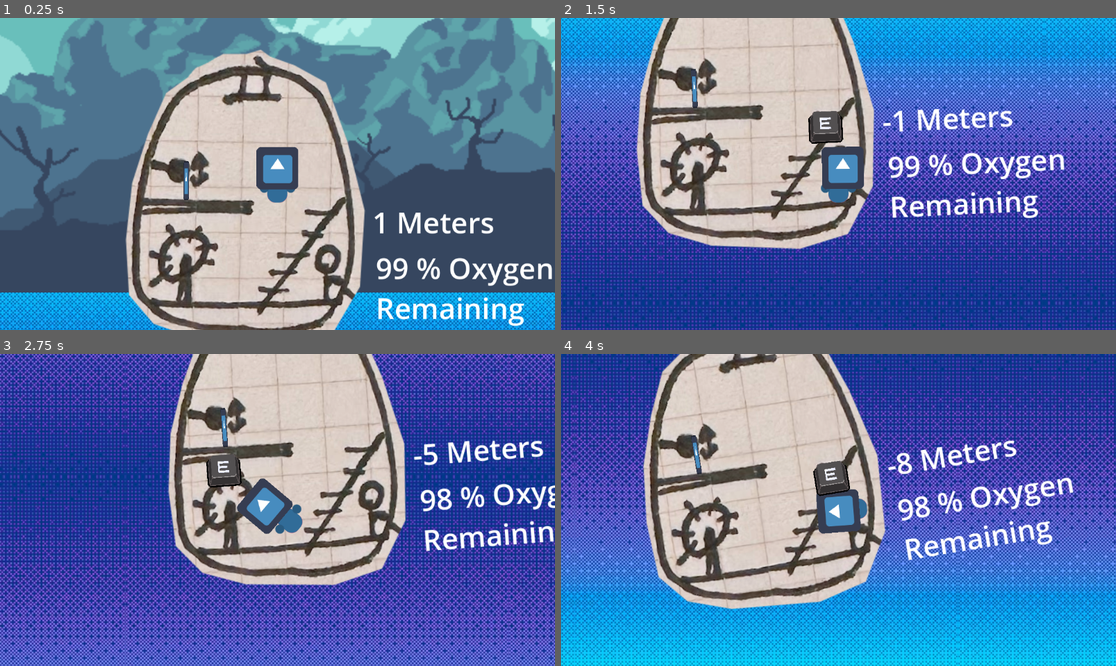
Above: before the commit, frames 1-4 (two rows, left to right).
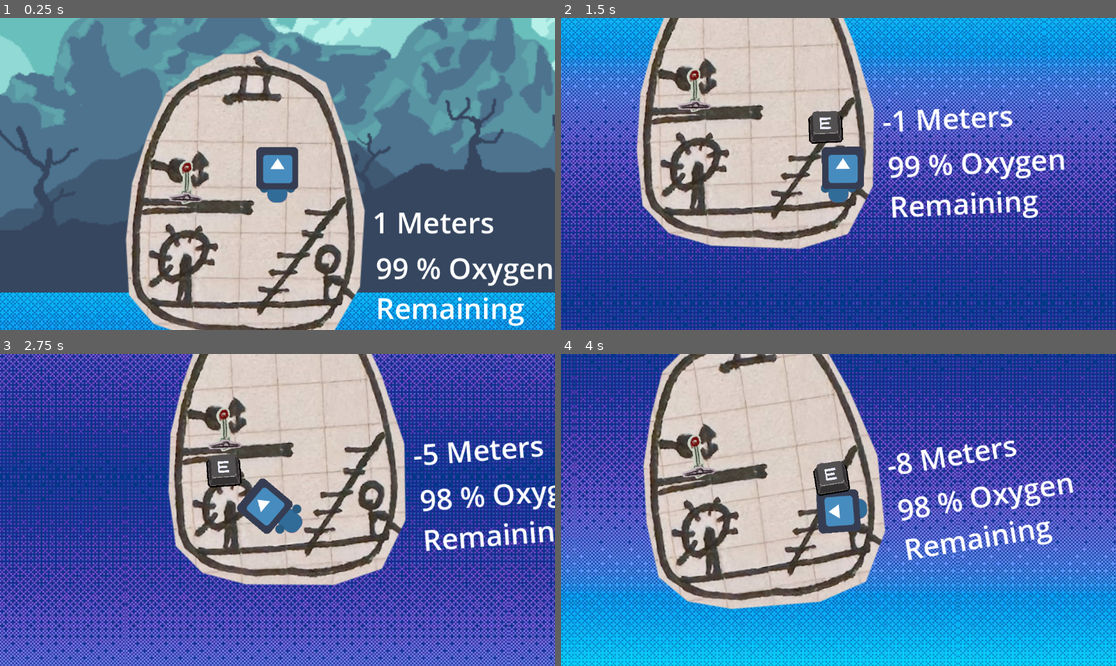
Above: after the commit, the same moments.

Repository: calzila/GGJ_2025
Game: Godot game, scene res://Overworld.tscn
Same seed, same stepped clock (60 frames per second), same inputs: the game is played once before the commit and once after it. The engine's default icon, where the game draws it, is replaced by a stand-in: a white triangle on a blue panel in a dark square.
Inputs:
- Up to frame 1 (0.25 s): no input
- Up to frame 2 (1.5 s): tap Enter (ui_accept) at 0.5, 0.77 s; hold D (move_right) from 0.53 s (still down); tap E (Grab) at 0.6, 1.35 s
- Up to frame 3 (2.75 s): tap Enter (ui_accept) at 1.52 s; release D (move_right) at 2.03 s; hold A (move_left) from 2.03 s (still down); tap E (Grab) at 2.1 s
- Up to frame 4 (4 s): release A (move_left) at 2.78 s; hold D (move_right) from 2.78 s (still down); tap E (Grab) at 2.85, 3.6 s; tap Enter (ui_accept) at 3.02, 3.77 s

The runs differ from the first frame. In frame 1, 0.3% of the frame differs, in the area x 30-37%, y 45-60%; in frame 2, 0.3%; in frame 3, 0.3%, in the area x 37-44%, y 17-32%; in frame 4, 0.3%.
Error in both runs: Invalid assignment of property or key 'playerIsHolding' with value of type 'bool' on a base object of type 'Nil'. (res://grabber.gd:35)

Commit message:
Improving visual style of the lever

Diff:
--- a/Lever.tscn
+++ b/Lever.tscn
@@ -1,17 +1,13 @@
-[gd_scene load_steps=3 format=3 uid="uid://fnjl6irw0r44"]
+[gd_scene load_steps=4 format=3 uid="uid://fnjl6irw0r44"]
 
 [ext_resource type="Script" path="res://lever.gd" id="1_vutg4"]
-[ext_resource type="Texture2D" uid="uid://cbpymf5bvqtou" path="res://icon.svg" id="1_w6ka6"]
+[ext_resource type="Texture2D" uid="uid://cjajpcxxycey7" path="res://Lever_pole.png" id="3_38ejf"]
+[ext_resource type="Texture2D" uid="uid://hjljfhikhnt1" path="res://Lever_Pad.png" id="4_e705b"]
 
 [node name="Lever_Root" type="Node2D"]
 script = ExtResource("1_vutg4")
 
 [node name="PivotPoint" type="Node2D" parent="."]
-
-[node name="Lever" type="Sprite2D" parent="PivotPoint"]
-position = Vector2(0.5, -40.5)
-scale = Vector2(0.0859375, 0.632813)
-texture = ExtResource("1_w6ka6")
 
 [node name="HandSpot_L" type="Node2D" parent="PivotPoint"]
 position = Vector2(-12, -70)
@@ -20,3 +16,13 @@
 [node name="HandSpot_R" type="Node2D" parent="PivotPoint"]
 position = Vector2(12, -62)
 scale = Vector2(0.0859375, 0.632813)
+
+[node name="Lever2" type="Sprite2D" parent="PivotPoint"]
+position = Vector2(2, -37)
+scale = Vector2(0.19, 0.19)
+texture = ExtResource("3_38ejf")
+
+[node name="LeverPad" type="Sprite2D" parent="."]
+position = Vector2(-1, -6)
+scale = Vector2(0.181216, 0.181216)
+texture = ExtResource("4_e705b")
